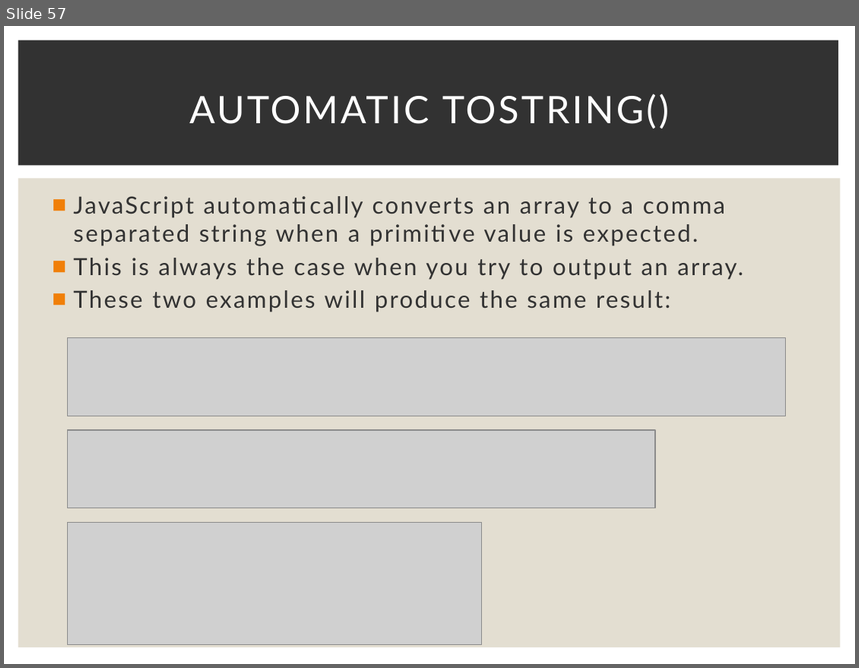
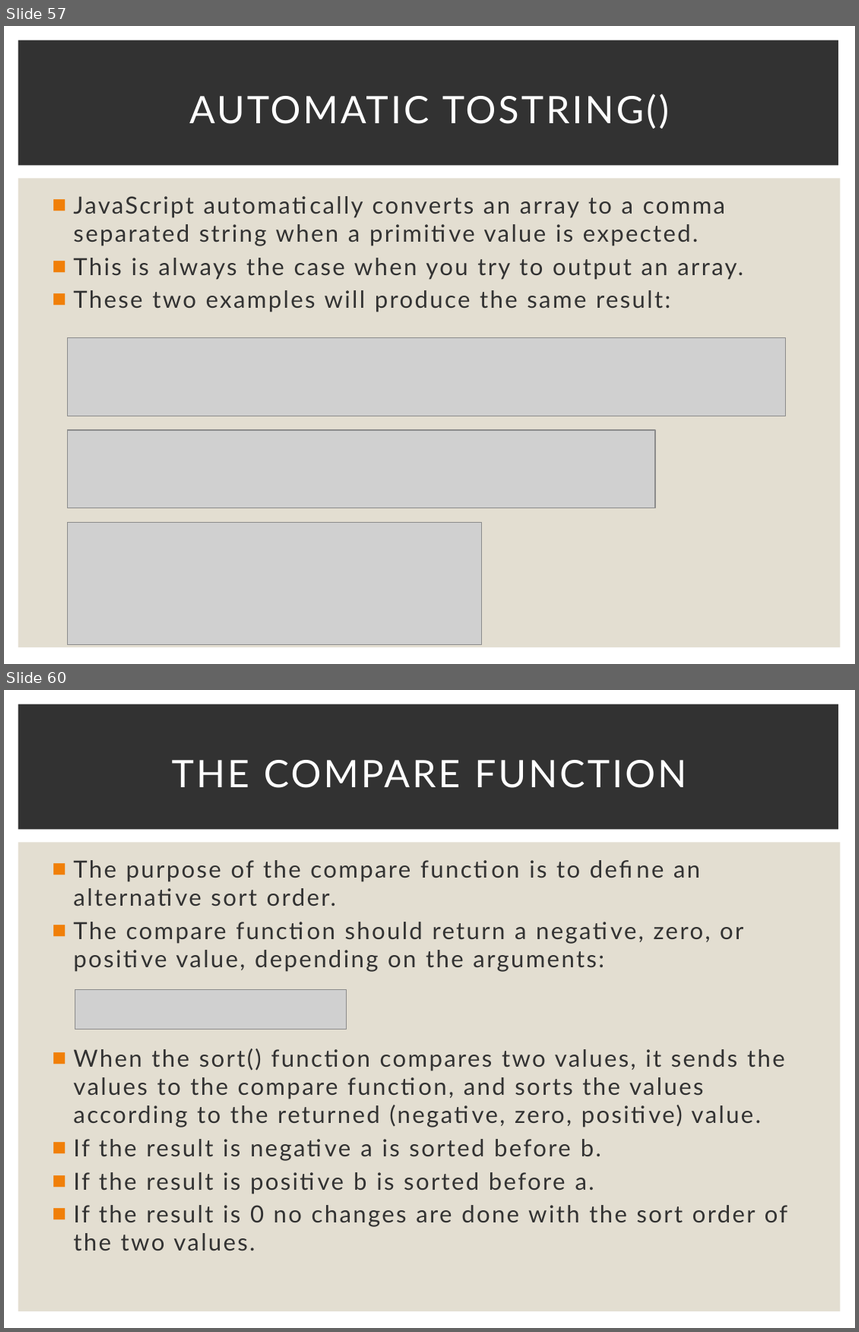
Before and after one commit to Karamihova/Fundamentals-JS, a slide deck: Programming Prep.pptx. Shown one above the other, each under a label of ours: slide 57 before the commit, slides 57 and 60 after it; the slides between them are not shown. The pictures are 859x668 and 859x1332 pixels, drawn with LibreOffice and Linux fonts; fonts in the diff are those of the drawing; grey boxes stand for pictures. Boxes give left, top, right and bottom in pixels: in the first picture for what was removed or moved away, otherwise in the second. Text is boxed around its words. In the diff, an @@ line names an element or a change of style, - is before the commit and + after.

```diff
--- a/Programming Prep.pptx
+++ b/Programming Prep.pptx
@@ slide 60 added at <box>4,690,855,1328</box>, background #FFFFFF; not listed: 2 template elements that a slide beside it also shows @@
@@ title added at <box>172,760,686,788</box>, 32 pt, text #FFFFFF @@
+THE COMPARE FUNCTION
@@ text added at <box>73,860,788,1252</box>, 20 pt, text #323232 @@
+■ The purpose of the compare function is to define an alternative sort order.
+■ The compare function should return a negative, zero, or positive value, depending on the arguments:
+■ When the sort() function compares two values, it sends the values to the compare function, and sorts the values according to the returned (negative, zero, positive) value.
+■ If the result is negative a is sorted before b.
+■ If the result is positive b is sorted before a.
+■ If the result is 0 no changes are done with the sort order of the two values.
@@ picture added at <box>75,990,346,1030</box> @@
```
Also in this commit, not shown: 1 slide changed, 20 other slides added.
